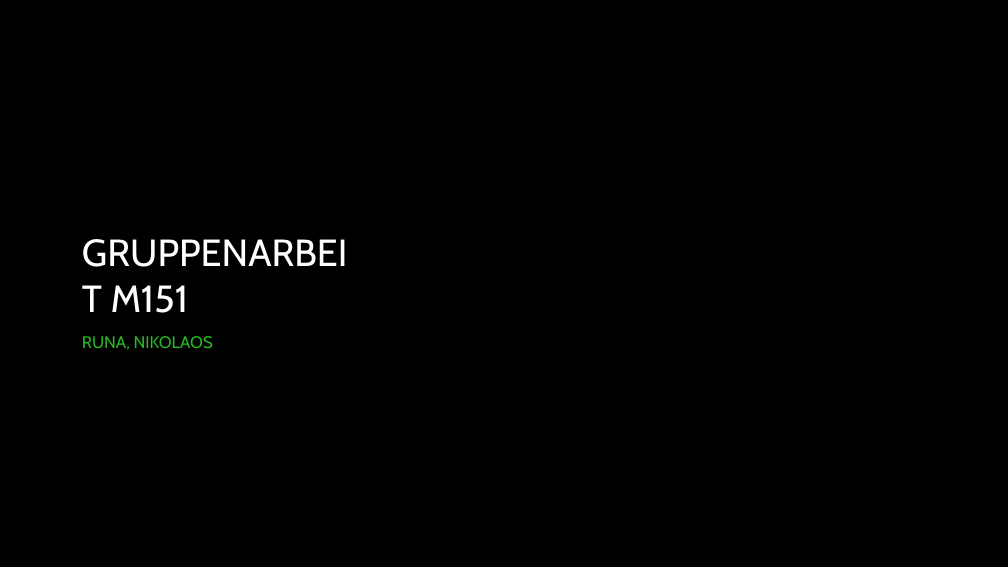
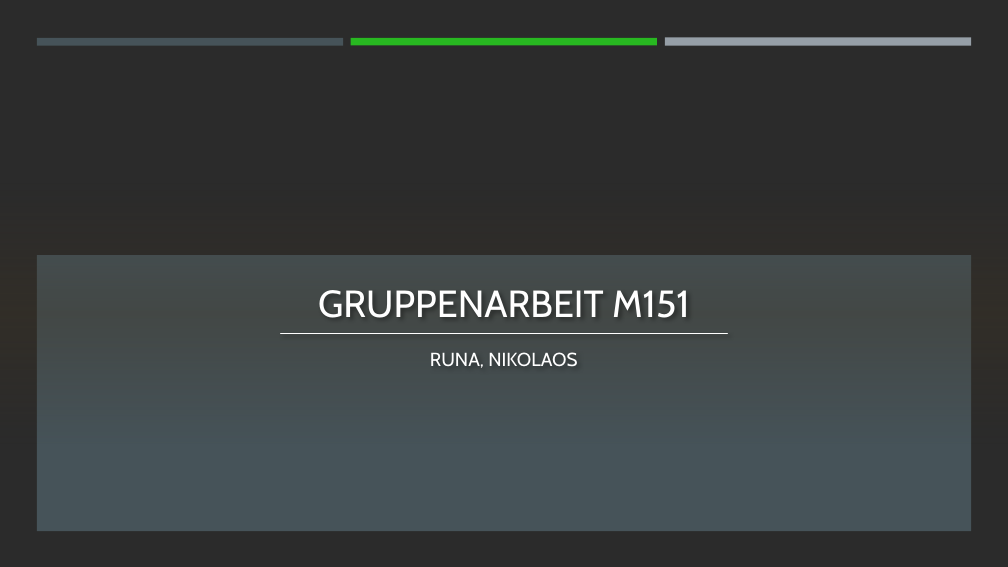
Before and after one commit to nikpapa3010/m151, a slide deck: slide 1 of Projektarbeit_New/Documents/Gruppenarbeit m151.pptx. Drawn at 1008x567 pixels with LibreOffice and Linux fonts; fonts in the diff are those of the drawing; background and template pictures are left out; a plain dark background stands for a picture behind light text. Boxes give left, top, right and bottom in pixels: in the first picture for what was removed or moved away, otherwise in the second. Text is boxed around its words. In the diff, an @@ line names an element or a change of style, - is before the commit and + after.

Commit message:
update pxx

```diff
--- a/Projektarbeit_New/Documents/Gruppenarbeit m151.pptx
+++ b/Projektarbeit_New/Documents/Gruppenarbeit m151.pptx
@@ rectangle added at (x1=37, y1=38, x2=343, y2=45), fill #465359 @@
@@ title "GRUPPENARBEIT M151" moved from (x1=111, y1=285, x2=189, y2=313) to (x1=318, y1=290, x2=690, y2=318) @@
@@ title "GRUPPENARBEIT M151" at (x1=318, y1=290, x2=690, y2=318): alignment left to centre @@
@@ rectangle added at (x1=351, y1=38, x2=657, y2=45), fill #28B821 @@
@@ rectangle added at (x1=665, y1=38, x2=971, y2=46), fill #969FA7 @@
@@ rectangle removed at (x1=62, y1=138, x2=368, y2=145) @@
@@ rectangle removed at (x1=62, y1=150, x2=368, y2=430) @@
@@ rectangle resized from (x1=0, y1=0, x2=1008, y2=567) to (x1=0, y1=182, x2=1008, y2=444) @@
@@ rectangle at (x1=0, y1=182, x2=1008, y2=444): fill #000000 to gradient #3E3423 @@
@@ rectangle added at (x1=37, y1=255, x2=972, y2=531), fill #465359 @@
@@ subtitle "RUNA, NIKOLAOS" moved from (x1=82, y1=336, x2=213, y2=350) to (x1=430, y1=352, x2=577, y2=368) @@
@@ subtitle "RUNA, NIKOLAOS" at (x1=430, y1=352, x2=577, y2=368): size 16 to 18 pt, text colour #28B821 to #FFFFFF; alignment left to centre @@
@@ line added from (281, 333) to (727, 333), #FFFFFF 1 pt @@
```
Also in this commit, not shown: 1 slide added.
